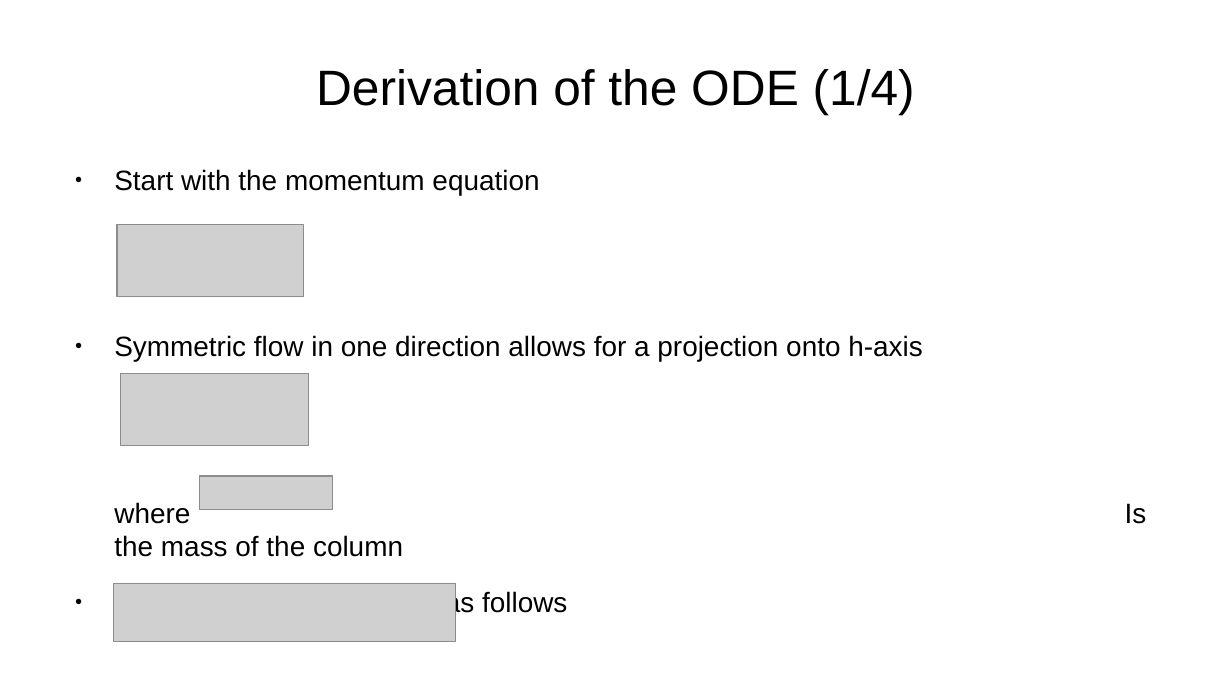
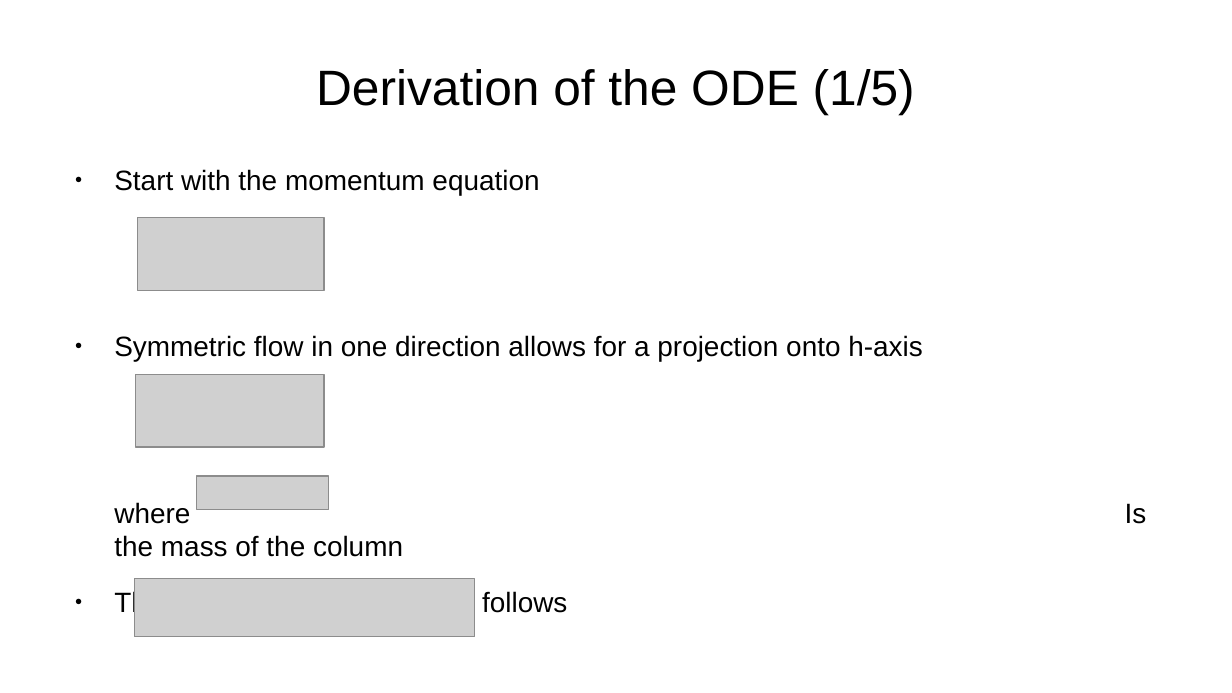
Before and after one commit to ManuelRatz/ratzVKI, a slide deck: slide 4 of Slides/equation_derivation.odp. Drawn at 1232x693 pixels with LibreOffice and Linux fonts; fonts in the diff are those of the drawing; grey boxes stand for pictures. Boxes give left, top, right and bottom in pixels: in the first picture for what was removed or moved away, otherwise in the second. Text is boxed around its words. In the diff, an @@ line names an element or a change of style, - is before the commit and + after.

```diff
--- a/Slides/equation_derivation.odp
+++ b/Slides/equation_derivation.odp
@@ title at <box>316,69,915,114</box>: text changed @@
-Derivation of the ODE (1/4)
+Derivation of the ODE (1/5)
@@ picture: place and size @@
-picture at <box>199,476,333,510</box>
+picture at <box>138,218,324,291</box>
@@ picture: place and size @@
-picture at <box>117,225,304,297</box>
+picture at <box>135,375,324,447</box>
@@ picture: place and size @@
-picture at <box>121,373,310,446</box>
+picture at <box>197,476,329,510</box>
@@ picture: place and size @@
-picture at <box>114,584,456,642</box>
+picture at <box>134,579,475,637</box>
```
Also in this commit, not shown: 4 other slides changed, 3 slides added, 2 slides removed, 4 other files.
